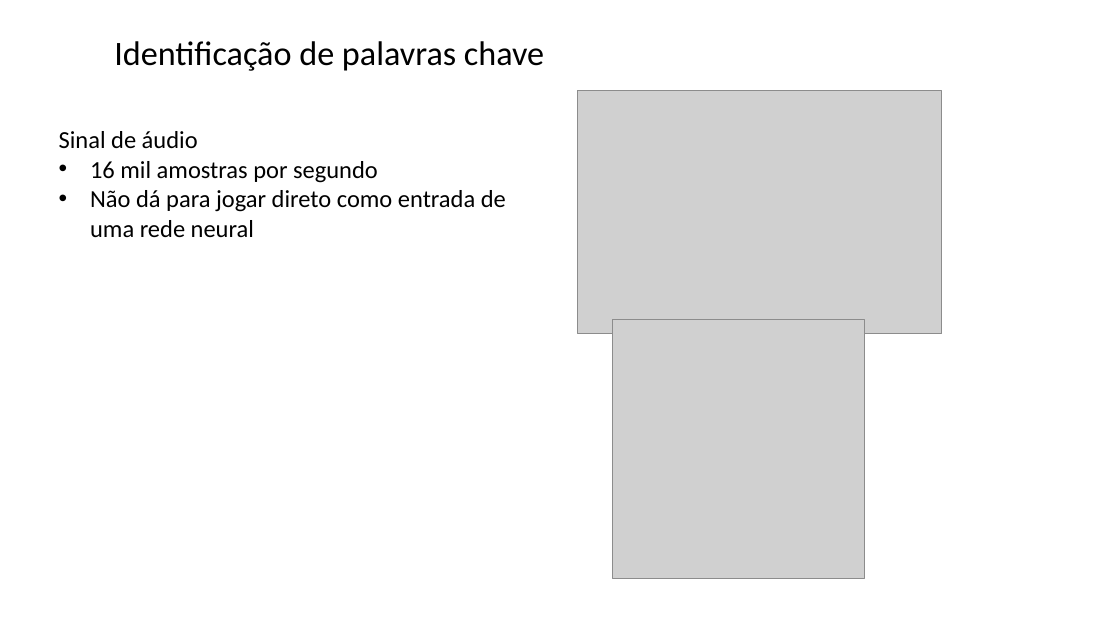
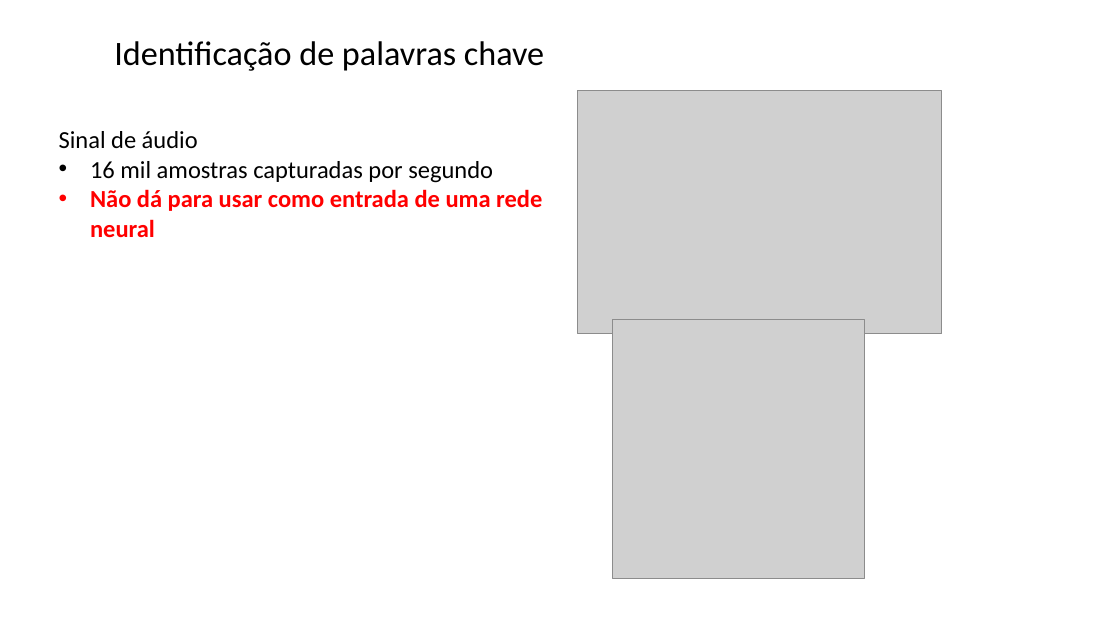
Before and after one commit to zz4fap/tp557-iot-ml, a slide deck: slide 19 of slides/TP557_17_identificação_palavras_chave.pptx. Drawn at 1120x630 pixels with LibreOffice and Linux fonts; fonts in the diff are those of the drawing; grey boxes stand for pictures; background and template pictures are left out. Boxes give left, top, right and bottom in pixels: in the first picture for what was removed or moved away, otherwise in the second. Text is boxed around its words. In the diff, an @@ line names an element or a change of style, - is before the commit and + after.

```diff
--- a/slides/TP557_17_identificação_palavras_chave.pptx
+++ b/slides/TP557_17_identificação_palavras_chave.pptx
@@ text at box(90, 161, 542, 238): text changed; text colour #000000 to #FF0000; bold on @@
-• 16 mil amostras por segundo
-• Não dá para jogar direto como entrada de uma rede neural
+• 16 mil amostras capturadas por segundo
+• Não dá para usar como entrada de uma rede neural
```
Also in this commit, not shown: 16 other slides changed, 10 slides added, 2 slides removed, 1 other file.
